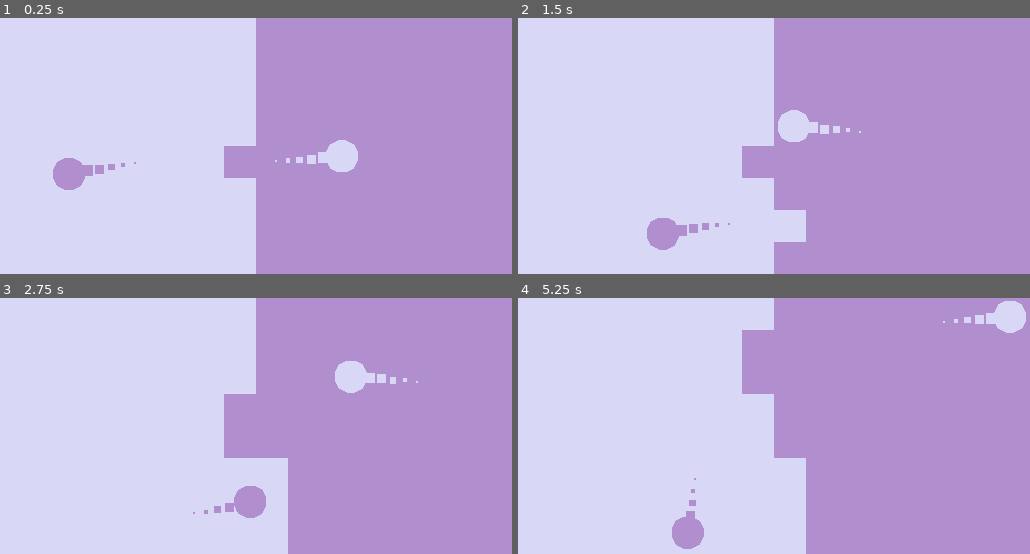
Above: before the commit, frames 1-4 (two rows, left to right).
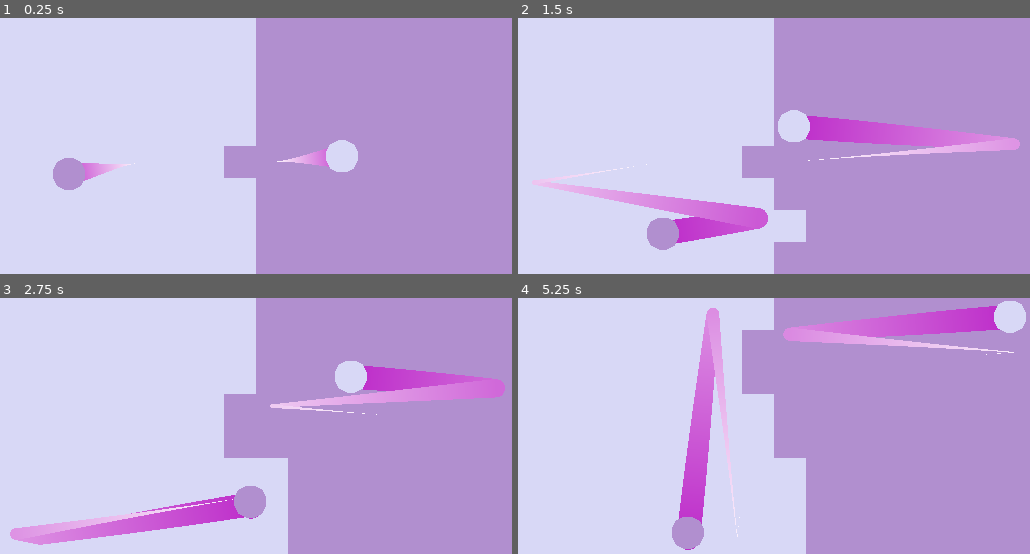
Above: after the commit, the same moments.

Repository: CodyI20/Godot-effects
Game: Godot game, scene res://Scenes/game.tscn
Two runs of this game, one before a commit and one after it. Both use one fixed random seed, a clock stepped at 60 frames per second and the inputs below. Before the commit the project starts from res://game.tscn.
Inputs:
- Up to frame 1 (0.25 s): no input
- Up to frame 2 (1.5 s): no input
- Up to frame 3 (2.75 s): no input
- Up to frame 4 (5.25 s): no input

The runs differ from the first frame. In frame 1, 0.6% of the frame differs, in the area x 16-65%, y 50-64%; in frame 2, 6.7%; in frame 3, 6.8%; in frame 4, 7.4%, in the area x 31-97%, y 3-99%.

Commit message:
Added trail effect

Diff:
--- /dev/null
+++ b/Scenes/Effects/trail.tscn
@@ -0,0 +1,23 @@
+[gd_scene load_steps=4 format=3 uid="uid://bhd4vj3iro2st"]
+
+[ext_resource type="Script" path="res://Scripts/trail.gd" id="1_g71i3"]
+
+[sub_resource type="Curve" id="Curve_ttr50"]
+_data = [Vector2(0, 1), 0.0, 0.0, 0, 0, Vector2(1, 0), 0.0, 0.0, 0, 0]
+point_count = 2
+
+[sub_resource type="Gradient" id="Gradient_jy7ni"]
+colors = PackedColorArray(0.73398, 0.147357, 0.783292, 1, 1, 1, 1, 1)
+
+[node name="Trail" type="Line2D"]
+top_level = true
+position = Vector2(4, 4)
+width = 6.0
+width_curve = SubResource("Curve_ttr50")
+gradient = SubResource("Gradient_jy7ni")
+joint_mode = 2
+begin_cap_mode = 2
+end_cap_mode = 2
+antialiased = true
+script = ExtResource("1_g71i3")
+MAX_LENGTH = 100
--- a/ball.tscn
+++ b/Scenes/ball.tscn
@@ -1,6 +1,6 @@
 [gd_scene load_steps=4 format=3 uid="uid://dy6iv0x8udb1v"]
 
-[ext_resource type="Script" path="res://ball.gd" id="1_b2blh"]
+[ext_resource type="Script" path="res://Scripts/ball.gd" id="1_b2blh"]
 
 [sub_resource type="CircleShape2D" id="CircleShape2D_rw2ro"]
 radius = 4.0
@@ -10,7 +10,7 @@
 point_count = 2
 
 [node name="Ball" type="CharacterBody2D"]
-position = Vector2(-4, -4)
+z_index = 1
 collision_layer = 2
 collision_mask = 13
 motion_mode = 1
@@ -25,6 +25,7 @@
 shape = SubResource("CircleShape2D_rw2ro")
 
 [node name="CPUParticles2D" type="CPUParticles2D" parent="."]
+visible = false
 position = Vector2(4, 4)
 lifetime = 0.25
 spread = 5.0
--- a/game.tscn
+++ b/Scenes/game.tscn
@@ -1,7 +1,7 @@
 [gd_scene load_steps=5 format=3 uid="uid://d2uopcpeaxl8o"]
 
-[ext_resource type="PackedScene" uid="uid://dy6iv0x8udb1v" path="res://ball.tscn" id="2_u88ny"]
-[ext_resource type="PackedScene" uid="uid://8u50fc06u2ye" path="res://tile.tscn" id="3_twn5j"]
+[ext_resource type="PackedScene" uid="uid://dy6iv0x8udb1v" path="res://Scenes/ball.tscn" id="2_u88ny"]
+[ext_resource type="PackedScene" uid="uid://8u50fc06u2ye" path="res://Scenes/tile.tscn" id="3_twn5j"]
 
 [sub_resource type="RectangleShape2D" id="RectangleShape2D_ar8xm"]
 size = Vector2(160, 16)
@@ -32,6 +32,7 @@
 shape = SubResource("RectangleShape2D_6j2en")
 
 [node name="Tiles" type="Node2D" parent="."]
+z_index = -1
 
 [node name="Tile" parent="Tiles" node_paths=PackedStringArray("ball") instance=ExtResource("3_twn5j")]
 collision_layer = 32
@@ -673,8 +674,6 @@
 ball = NodePath("../../Ball1")
 
 [node name="Ball1" parent="." instance=ExtResource("2_u88ny")]
-unique_name_in_owner = true
-position = Vector2(104, 24)
 collision_layer = 16
 collision_mask = 36
 is_ball_one = true
@@ -686,8 +685,6 @@
 direction = Vector2(-1, 0)
 
 [node name="Ball2" parent="." instance=ExtResource("2_u88ny")]
-unique_name_in_owner = true
-position = Vector2(0, 0)
 collision_layer = 32
 collision_mask = 20
 
--- a/tile.tscn
+++ b/Scenes/tile.tscn
@@ -1,6 +1,6 @@
 [gd_scene load_steps=3 format=3 uid="uid://8u50fc06u2ye"]
 
-[ext_resource type="Script" path="res://tile.gd" id="1_1rer8"]
+[ext_resource type="Script" path="res://Scripts/tile.gd" id="1_1rer8"]
 
 [sub_resource type="RectangleShape2D" id="RectangleShape2D_6rn0g"]
 size = Vector2(8, 8)
--- /dev/null
+++ b/Scripts/Global/Events.gd
@@ -0,0 +1 @@
+extends Node
--- a/ball.gd
+++ b/Scripts/ball.gd
@@ -10,6 +10,7 @@
 @export var colour_ball_two := Color('#B18FCF')
 @export var speed := 75.0
 
+const TRAIL = preload("res://Scenes/Effects/trail.tscn")
 
 func _ready() -> void:
 	# Set the position
@@ -26,6 +27,8 @@
 	# Set the correct colours
 	polygon_2d.color = colour_ball_one if is_ball_one else colour_ball_two
 	cpu_particles_2d.color = colour_ball_one if is_ball_one else colour_ball_two
+	var new_trail = TRAIL.instantiate()
+	add_child(new_trail)
 
 
 func _physics_process(delta: float) -> void:
@@ -40,9 +43,11 @@
 
 		# If the collision is with a tile, toggle it
 		if collision.get_collider() is Tile:
+			# ADD EFFECT HERE:
+
+			#
 			collision.get_collider().toggle(self)
 			cpu_particles_2d.emitting = true
 
-
 func _get_collision_layer() -> int:
 	return collision_layer
--- /dev/null
+++ b/Scripts/trail.gd
@@ -0,0 +1,18 @@
+extends Line2D
+
+var queue : Array
+@export var MAX_LENGTH : int
+
+# Called every frame. 'delta' is the elapsed time since the previous frame.
+func _process(delta: float) -> void:
+	var pos = get_parent().position
+
+	queue.push_front(pos)
+
+	if queue.size() > MAX_LENGTH:
+		queue.pop_back()
+
+	clear_points()
+
+	for point in queue:
+		add_point(point)
--- a/project.godot
+++ b/project.godot
@@ -10,10 +10,14 @@
 
 [application]
 
-config/name="bouncy"
-run/main_scene="res://game.tscn"
+config/name="ShadersGold2"
+run/main_scene="res://Scenes/game.tscn"
 config/features=PackedStringArray("4.3", "GL Compatibility")
-config/icon="res://icon.svg"
+config/icon="res://Art/2D/icon.svg"
+
+[autoload]
+
+Events="*res://Scripts/Global/Events.gd"
 
 [display]
 
@@ -22,6 +26,18 @@
 window/size/window_width_override=512
 window/size/window_height_override=256
 window/stretch/mode="canvas_items"
+
+[dotnet]
+
+project/assembly_name="bouncy"
+
+[file_customization]
+
+folder_colors={
+"res://Art/": "red",
+"res://Scenes/": "green",
+"res://Scripts/": "blue"
+}
 
 [layer_names]
 
Renamed: icon.svg -> Art/2D/icon.svg
Not shown, changed: Art/2D/icon.svg.import
Renamed: tile.gd -> Scripts/tile.gd
